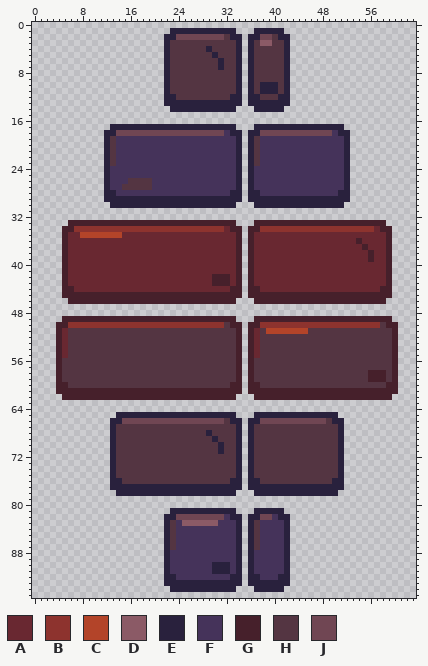
Two versions of one pixel-art file, ArtSource/DungeonEnvironment/ModularRebuild/Editable/Props/TorchLitMasonryRight.aseprite. The picture above was drawn from the file before the commit.
64x96 pixels, 1 frame. Colours within 5 levels of each other are drawn and written as one.
Palette (. is transparent): A #692831  B #8d332e  C #b34429  D #8b5a66  E #29213d  F #45335a  G #46202b  H #543542  J #704653
And afterwards:
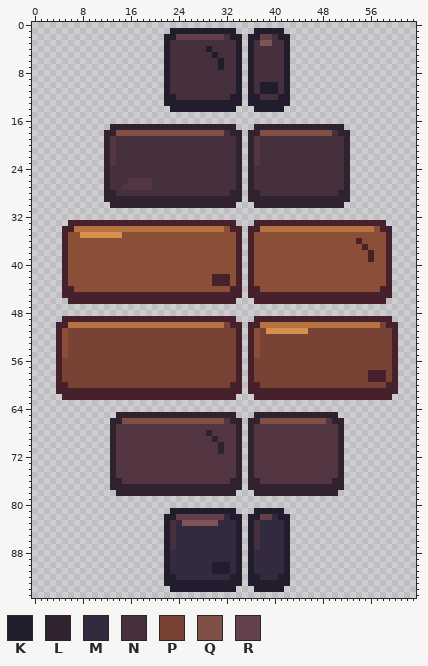
Colours new in this view: K #211d2c  L #30222f  M #332a40  N #46303d  P #784334  Q #805047  R #64404b
Changes in this commit:
colour A: #692831 -> #8b4e36
colour B: #8d332e -> #b77340
colour C: #b34429 -> #d5914d
colour D: #8b5a66 -> #805454
y 1: x 23..33 EEEEEEEEEEE -> KKKKKKKKKKK; x 37..41 EEEEE -> KKKKK
y 2: x 22..34 EEJJJJJJJJHEE -> KKRRRRRRRRNKK; x 36..42 EEJJHEE -> KKRRNKK
y 3: x 22..34 EHHHHHHHHHHHE -> KNNNNNNNNNNNK; x 36..37 EH -> KN; x 40..42 HHE -> NNK
y 4: x 22..34 EHHHHHHEHHHHE -> KNNNNNNKNNNNK; x 36..42 EHHHHHE -> KNNNNNK
y 5: x 22..34 EHHHHHHHEHHHE -> KNNNNNNNKNNNK; x 36..42 EHHHHHE -> KNNNNNK
y 6..7: x 22..34 EHHHHHHHHEHHE -> KNNNNNNNNKNNK; x 36..42 EHHHHHE -> KNNNNNK
y 8..9: x 22..34 EHHHHHHHHHHHE -> KNNNNNNNNNNNK; x 36..42 EHHHHHE -> KNNNNNK
y 10..11: x 22..34 EHHHHHHHHHHHE -> KNNNNNNNNNNNK; x 36..42 EHEEEHE -> KNKKKNK
y 12: x 22..34 EEHHHHHHHHHEE -> KKNNNNNNNNNKK; x 36..42 EEHHHEE -> KKNNNKK
y 13: x 22..34 EEEEEEEEEEEEE -> KKKKKKKKKKKKK; x 36..42 EEEEEEE -> KKKKKKK
y 14: x 23..33 EEEEEEEEEEE -> KKKKKKKKKKK; x 37..41 EEEEE -> KKKKK
y 17: x 13..33 EEEEEEEEEEEEEEEEEEEEE -> LLLLLLLLLLLLLLLLLLLLL; x 37..51 EEEEEEEEEEEEEEE -> LLLLLLLLLLLLLLL
y 18: x 12..34 EEJJJJJJJJJJJJJJJJJJFEE -> LLQQQQQQQQQQQQQQQQQQNLL; x 36..52 EEJJJJJJJJJJJJFEE -> LLQQQQQQQQQQQQNLL
y 19..23: x 12 E -> L; x 14..34 FFFFFFFFFFFFFFFFFFFFE -> NNNNNNNNNNNNNNNNNNNNL; x 36 E -> L; x 38..52 FFFFFFFFFFFFFFE -> NNNNNNNNNNNNNNL
y 24..25: x 12..34 EFFFFFFFFFFFFFFFFFFFFFE -> LNNNNNNNNNNNNNNNNNNNNNL; x 36..52 EFFFFFFFFFFFFFFFE -> LNNNNNNNNNNNNNNNL
y 26: x 12..15 EFFF -> LNNN; x 20..34 FFFFFFFFFFFFFFE -> NNNNNNNNNNNNNNL; x 36..52 EFFFFFFFFFFFFFFFE -> LNNNNNNNNNNNNNNNL
y 27: x 12..14 EFF -> LNN; x 20..34 FFFFFFFFFFFFFFE -> NNNNNNNNNNNNNNL; x 36..52 EFFFFFFFFFFFFFFFE -> LNNNNNNNNNNNNNNNL
y 28: x 12..34 EEFFFFFFFFFFFFFFFFFFFEE -> LLNNNNNNNNNNNNNNNNNNNLL; x 36..52 EEFFFFFFFFFFFFFEE -> LLNNNNNNNNNNNNNLL
y 29: x 12..34 EEEEEEEEEEEEEEEEEEEEEEE -> LLLLLLLLLLLLLLLLLLLLLLL; x 36..52 EEEEEEEEEEEEEEEEE -> LLLLLLLLLLLLLLLLL
y 30: x 13..33 EEEEEEEEEEEEEEEEEEEEE -> LLLLLLLLLLLLLLLLLLLLL; x 37..51 EEEEEEEEEEEEEEE -> LLLLLLLLLLLLLLL
y 50: x 32 H -> P; x 58 H -> P
y 51: x 6..33 HHHHHHHHHHHHHHHHHHHHHHHHHHHH -> PPPPPPPPPPPPPPPPPPPPPPPPPPPP; x 38 H -> P; x 46..59 HHHHHHHHHHHHHH -> PPPPPPPPPPPPPP
y 52..55: x 6..33 HHHHHHHHHHHHHHHHHHHHHHHHHHHH -> PPPPPPPPPPPPPPPPPPPPPPPPPPPP; x 38..59 HHHHHHHHHHHHHHHHHHHHHH -> PPPPPPPPPPPPPPPPPPPPPP
y 56..57: x 5..33 HHHHHHHHHHHHHHHHHHHHHHHHHHHHH -> PPPPPPPPPPPPPPPPPPPPPPPPPPPPP; x 37..59 HHHHHHHHHHHHHHHHHHHHHHH -> PPPPPPPPPPPPPPPPPPPPPPP
y 58..59: x 5..33 HHHHHHHHHHHHHHHHHHHHHHHHHHHHH -> PPPPPPPPPPPPPPPPPPPPPPPPPPPPP; x 37..55 HHHHHHHHHHHHHHHHHHH -> PPPPPPPPPPPPPPPPPPP; x 59 H -> P
y 60: x 6..32 HHHHHHHHHHHHHHHHHHHHHHHHHHH -> PPPPPPPPPPPPPPPPPPPPPPPPPPP; x 38..58 HHHHHHHHHHHHHHHHHHHHH -> PPPPPPPPPPPPPPPPPPPPP
y 65: x 14..33 EEEEEEEEEEEEEEEEEEEE -> LLLLLLLLLLLLLLLLLLLL; x 37..50 EEEEEEEEEEEEEE -> LLLLLLLLLLLLLL
y 66: x 13..31 EEJJJJJJJJJJJJJJJJJ -> LLQQQQQQQQQQQQQQQQQ; x 33..34 EE -> LL; x 36..48 EEJJJJJJJJJJJ -> LLQQQQQQQQQQQ; x 50..51 EE -> LL
y 67: x 13 E -> L; x 34 E -> L; x 36 E -> L; x 51 E -> L
y 68: x 13 E -> L; x 29 E -> L; x 34 E -> L; x 36 E -> L; x 51 E -> L
y 69: x 13 E -> L; x 30 E -> L; x 34 E -> L; x 36 E -> L; x 51 E -> L
y 70..71: x 13 E -> L; x 31 E -> L; x 34 E -> L; x 36 E -> L; x 51 E -> L
y 72..75: x 13 E -> L; x 34 E -> L; x 36 E -> L; x 51 E -> L
y 76: x 13..14 EE -> LL; x 33..34 EE -> LL; x 36..37 EE -> LL; x 50..51 EE -> LL
y 77: x 13..34 EEEEEEEEEEEEEEEEEEEEEE -> LLLLLLLLLLLLLLLLLLLLLL; x 36..51 EEEEEEEEEEEEEEEE -> LLLLLLLLLLLLLLLL
y 78: x 14..33 EEEEEEEEEEEEEEEEEEEE -> LLLLLLLLLLLLLLLLLLLL; x 37..50 EEEEEEEEEEEEEE -> LLLLLLLLLLLLLL
y 81: x 23..33 EEEEEEEEEEE -> KKKKKKKKKKK; x 37..41 EEEEE -> KKKKK
y 82: x 22..34 EEJJJJJJJJFEE -> KKRRRRRRRRMKK; x 36..42 EEJJFEE -> KKRRMKK
y 83: x 22..24 EHF -> KNM; x 31..34 FFFE -> MMMK; x 36..42 EHFFFFE -> KNMMMMK
y 84..87: x 22..34 EHFFFFFFFFFFE -> KNMMMMMMMMMMK; x 36..42 EHFFFFE -> KNMMMMK
y 88..89: x 22..34 EFFFFFFFFFFFE -> KMMMMMMMMMMMK; x 36..42 EFFFFFE -> KMMMMMK
y 90..91: x 22..34 EFFFFFFFEEEFE -> KMMMMMMMKKKMK; x 36..42 EFFFFFE -> KMMMMMK
y 92: x 22..34 EEFFFFFFFFFEE -> KKMMMMMMMMMKK; x 36..42 EEFFFEE -> KKMMMKK
y 93: x 22..34 EEEEEEEEEEEEE -> KKKKKKKKKKKKK; x 36..42 EEEEEEE -> KKKKKKK
y 94: x 23..33 EEEEEEEEEEE -> KKKKKKKKKKK; x 37..41 EEEEE -> KKKKK
